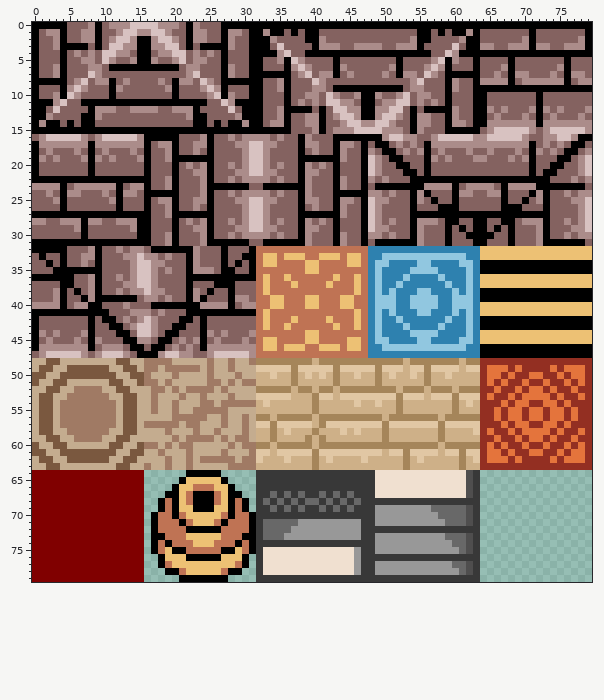
A sprite sheet gets an edit: src/main/assets/tiles/dungeon.png. Above, as it was before the edit.
The file is 80x80 pixels.
And afterwards:
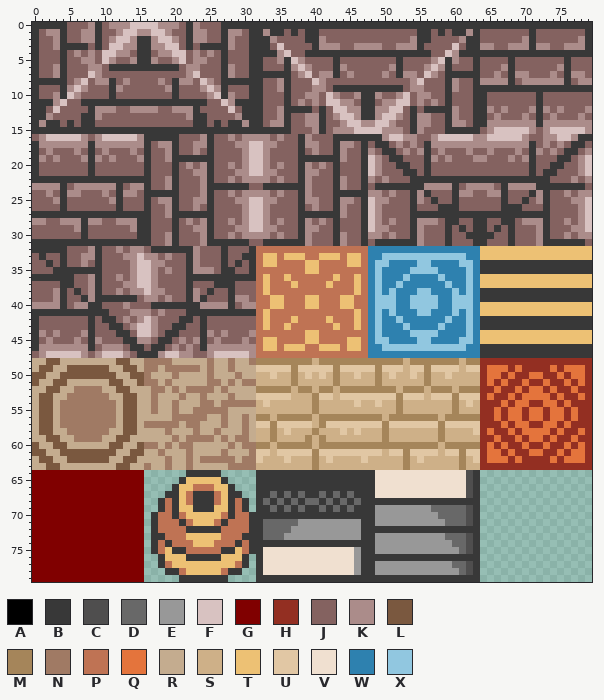
Palette (. is transparent): A #000000  B #383838  C #4f4e4e  D #686868  E #989898  F #d8c2c1  G #800000  H #932f22  J #846260  K #ab8c8a  L #7a583f  M #a5855a  N #a07a64  P #bf7354  Q #e4743c  R #c4ac8f  S #ceb088  T #edc174  U #e1c7a4  V #f0e0d0  W #2e81af  X #91c7e0
Commit: get dungeons working
From old to new:
Changed rows in their new state; - is an unchanged pixel.
first column x 0:
 0 BBBBB----B------------B----BBBBBBBBBBBBBBBBBBBBBBBBBBBBBBBBBBBBBBBBBBBBBBBBBBBBB
 1 B---B----B------------B----B---BB-BB-B-BB--------------BB-B-BB-B-------B-------B
 2 B---B----B-----BB-----B----B---BBB-----BB--------------BB-----BB-------B-------B
 3 B---BBBB-B-----BB-----B-BBBB---BBB------B--------------B------BB-------B-------B
 4 B---B----------BB----------B---BBBB----BBBBBBBBBBBBBBBBBB----BBBBBBBBBBBBBBBBBBB
 5 B---B----------BB----------B---BB---B------B--------B------B---B----B-------B---
 6 B---B------BBBBBBBBBB------B---BB---B------B--------B------B---B----B-------B---
 7 B---B----------------------B---BBBBBB------B--------B------BBBBB----B-------B---
 8 BBBBB------B--------B------BBBBBB---B----------------------B---B----B-------B---
 9 B---B------B--------B------B---BB---B------BBBBBBBBBB------B---BBBBBBBBBBBBBBBBB
10 B---B------B--------B------B---BB---B----------BB----------B---BB-------B-------
11 BBB----BBBBBBBBBBBBBBBBBB----BBBB---B----------BB----------B---BB-------B-------
12 BB------B--------------B------BBB---BBBB-B-----BB-----B-BBBB---BB-------B-------
13 BB-----BB--------------BB-----BBB---B----B-----BB-----B----B---BB-------B-------
14 B-BB-B-BB--------------BB-B-BB-BB---B----B------------B----B---BB-------B-------
15 BBBBBBBBBBBBBBBBBBBBBBBBBBBBBBBBBBBBB----B------------B----BBBBB----------------
16 ----------------BBBBB----B------------B----BBBBBBB----------------------------BB
17 B-------B-------B---B----B------------B----B---B-BB-----B--------------B-----BB-
18 B-------B-------B---B----B------------B----B---B--BB----B--------------B----BB--
19 B-------B-------B---BBBBBB------------BBBBBB---B---BB---B--------------B---BB---
20 B-------B-------B---B----B------------B----B---B----BB--B--------------B--BB----
21 B-------B-------B---B----B------------B----B---B-----BB-B--------------B-BB-----
22 BBBBBBBBBBBBBBBBB---B----B------------B----B---B------BBBBBBBBBBBBBBBBBBBB------
23 ----B-------B---B---B----BBBBBB--BBBBBB----B---B-BBBBBBB----B------B----BBBBBBB-
24 ----B-------B---BBBBB----B------------B----BBBBB------B-B---B------B---B-B------
25 ----B-------B---B---B----B------------B----B---B------B--B--B------B--B--B------
26 ----B-------B---B---B----B------------B----B---B------B---BBB------BBB---B------
27 BBBBBBBBBBBBBBBBB---BBBBBB------------BBBBBB---B------BBBBBBBBBBBBBBBBBBBB------
28 -------B-------BB---B----B------------B----B---B------B----BB--BB--BB----B------
29 -------B-------BB---B----B------------B----B---B------B----B-B-BB-B-B----B------
30 -------B-------BB---B----B------------B----B---B------B----B--BBBB--B----B------
31 BBBBBBBBBBBBBBBBB---B----BBBBBB--BBBBBB----B---B-BBBBBB----B---BB---B----BBBBBB-
32 BBBBB----B-------BBBBBB----B---B------------------------------------------------
33 -B--B----B------------B----B--BB------------------------------------------------
34 --B-B----B------------B----B-B-B--------------------------------BBBBBBBBBBBBBBBB
35 ---BBBBBBB------------B----BB--B--------------------------------BBBBBBBBBBBBBBBB
36 BBBBBB---B------------BBBBBBBBBB------------------------------------------------
37 ----BB---B------------B---BBB---------------------------------------------------
38 ----B-B--B------------B--B--B-----------------------------------BBBBBBBBBBBBBBBB
39 ----B--B-BBBBBB-------B-B---B-----------------------------------BBBBBBBBBBBBBBBB
40 ----B---BB-------BBBBBBB----B---------------------------------------------------
41 BBBBBBBBBBB-----------BBBBBBBBBB------------------------------------------------
42 B-------B-BB---------BB-B---------------------------------------BBBBBBBBBBBBBBBB
43 B-------B--BB-------BB--B---------------------------------------BBBBBBBBBBBBBBBB
44 B-------B---BB-----BB---B-------------------------------------------------------
45 B-------B----BB---BB----B-------------------------------------------------------
46 B-------B-----BB-BB-----B---------------------------------------BBBBBBBBBBBBBBBB
47 ---------------BBB----------------------------------------------BBBBBBBBBBBBBBBB
first column x 17:
64 -----BBBBB-----
65 ----B-----B----
66 ---B-------B---
67 --BB--BBB--BB--
68 -B-B--BBB--B-B-
69 -B-B--BBB--B-B-
70 B--B-------B--B
71 B---B-----B---B
72 B----BBBBB----B
73 BB-----------BB
74 B-B---------B-B
75 B--BB-----BB--B
76 -B---BBBBB---B-
77 -B-----------B-
78 --BB-------BB--
79 ----BBBBBBB----
Where, in picture pixels (left, top, right, bottom), the same in both pictures:
changed: (32, 22, 592, 358)
changed: (151, 470, 256, 582)
